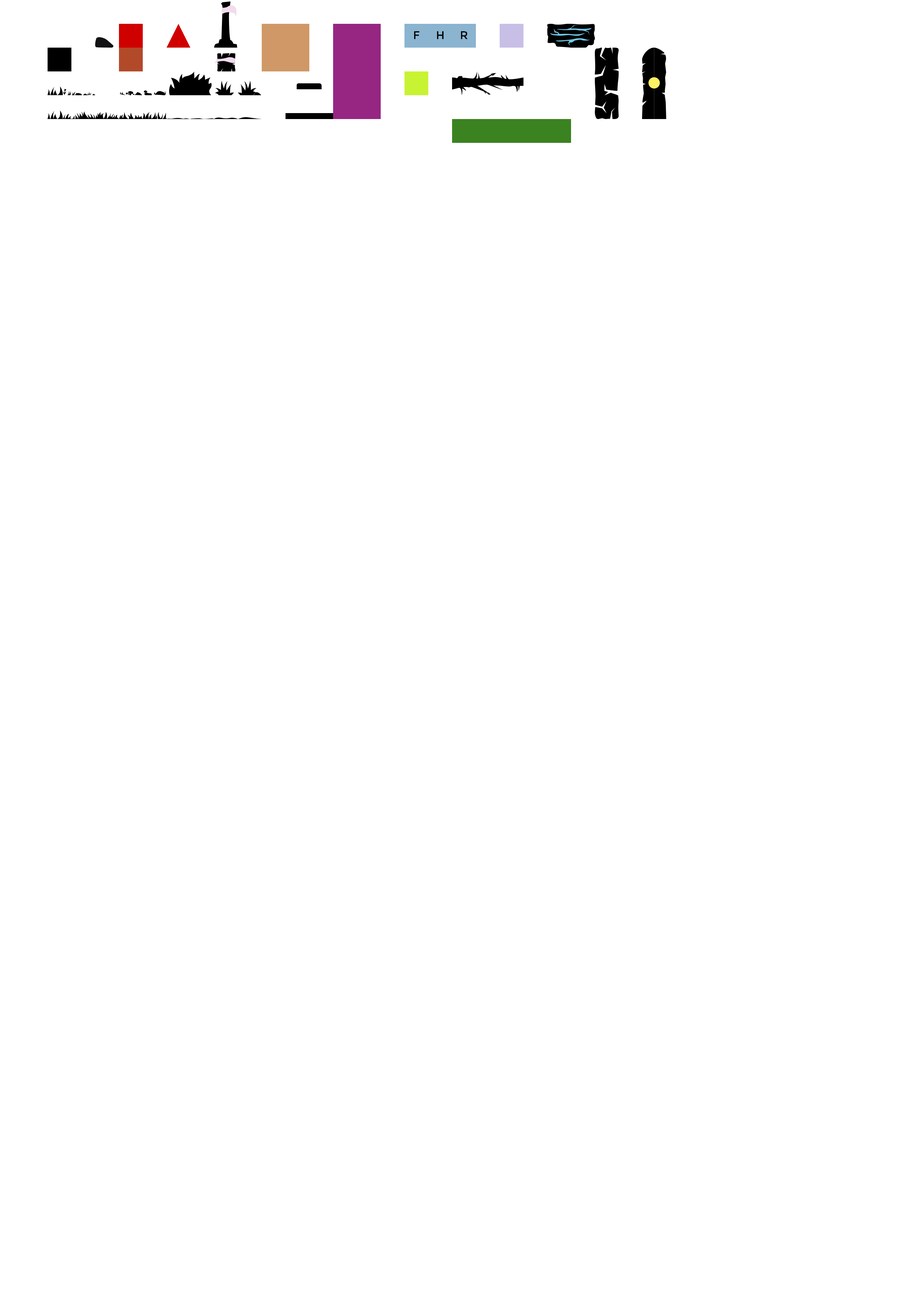
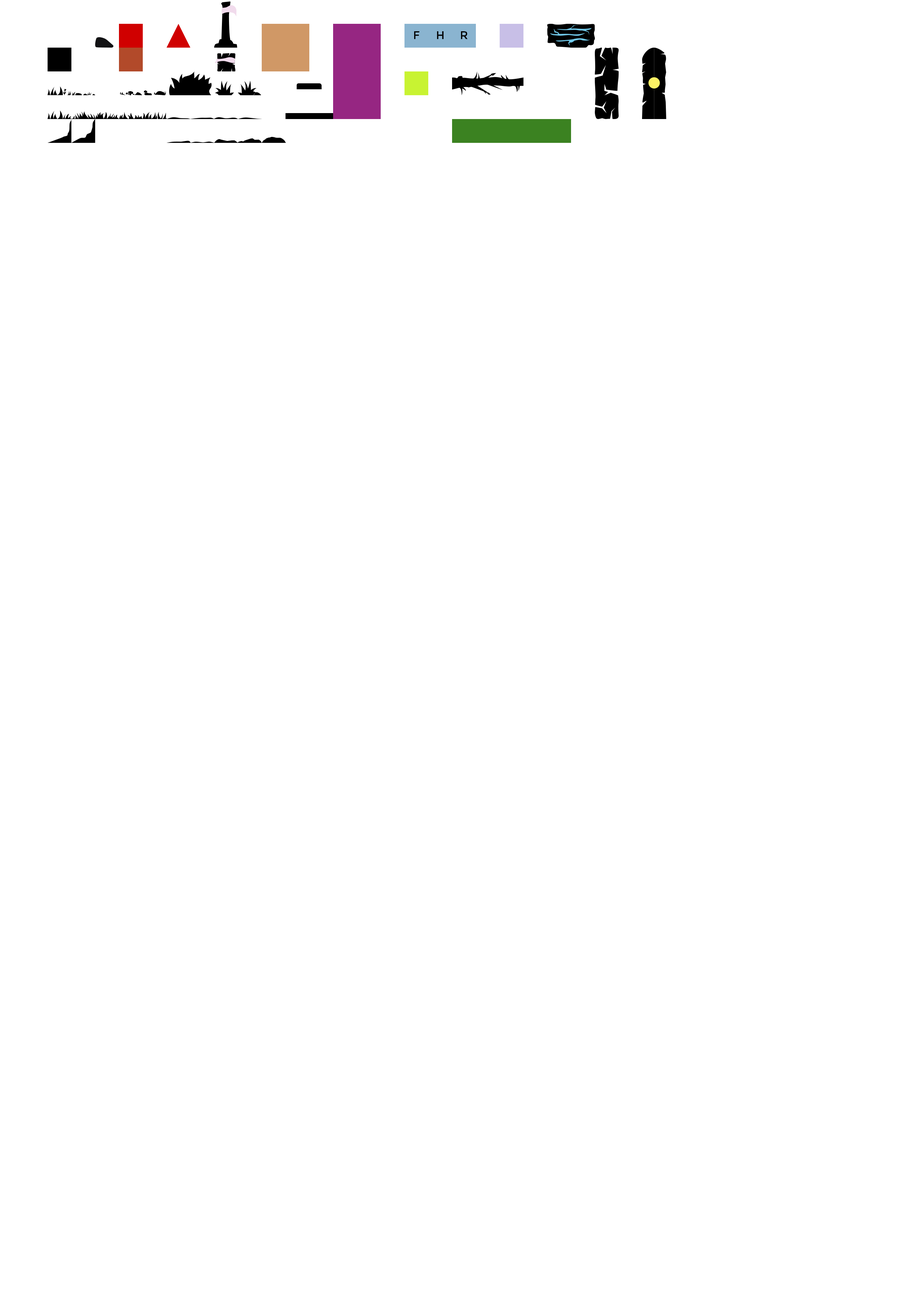
Layered file, before and after one edit (922x1305). Changes by layer:
moved "Objet dynamique vectoriel" (1st of 34) out of group "Sol", painted on it over 71, 117, 262, 143
moved "Objet dynamique vectoriel" (2nd of 34) out of group "Sol", painted on it over 47, 117, 239, 143
moved "Objet dynamique vectoriel" (3rd of 34) out of group "Sol", painted on it over 190, 117, 287, 143
moved "Objet dynamique vectoriel" (4th of 34) out of group "Sol", painted on it over 166, 117, 262, 143
added layer "Objet dynamique vectoriel" (5th of 34) above "Objet dynamique vectoriel" over 214, 139, 239, 143
added layer "Objet dynamique vectoriel" (6th of 34) above "Objet dynamique vectoriel" over 190, 141, 215, 143
added layer "Objet dynamique vectoriel" (7th of 34) above "Objet dynamique vectoriel" over 166, 140, 191, 143
added layer "Objet dynamique vectoriel" (8th of 34) above "Objet dynamique vectoriel" over 238, 117, 263, 120
added layer "Objet dynamique vectoriel" (9th of 34) above "Objet dynamique vectoriel" over 213, 117, 239, 120
added layer "Objet dynamique vectoriel" (10th of 34) above "Objet dynamique vectoriel" over 190, 117, 215, 120
added layer "Objet dynamique vectoriel" (11th of 34) above "Objet dynamique vectoriel" over 166, 117, 191, 120
